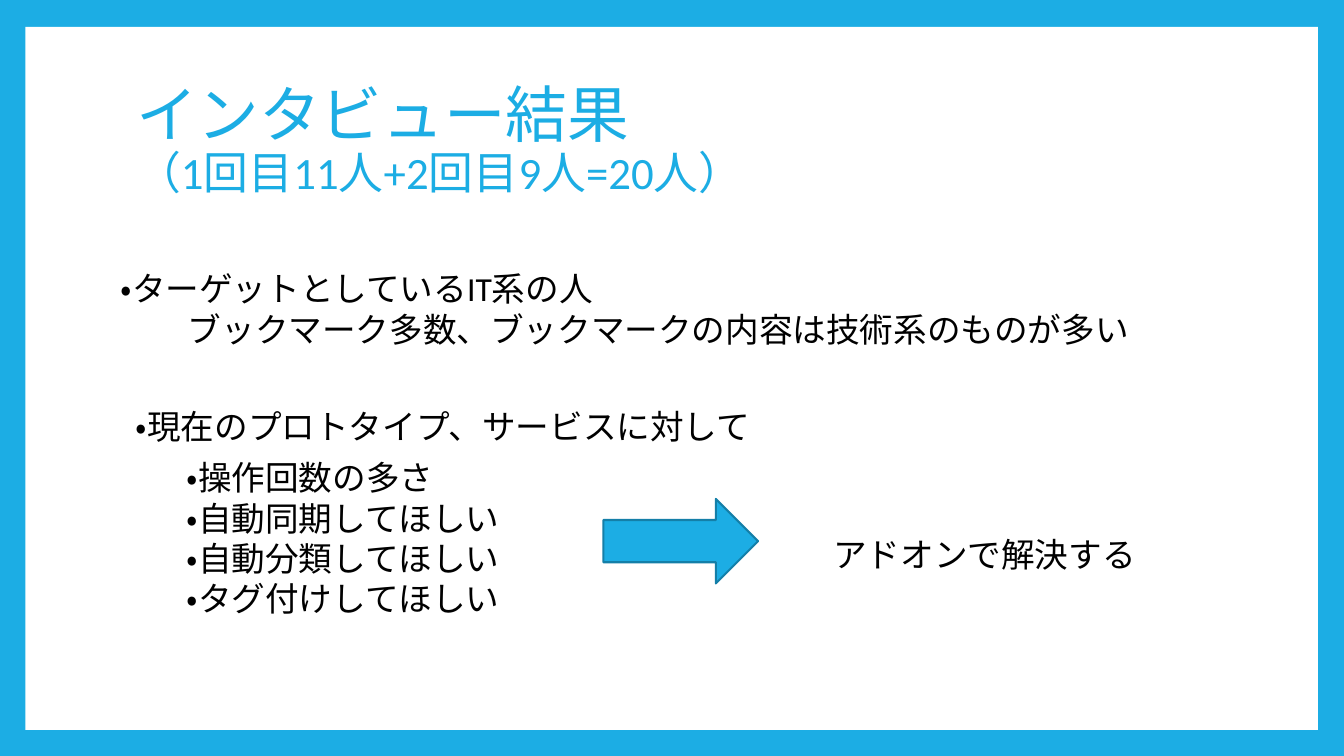
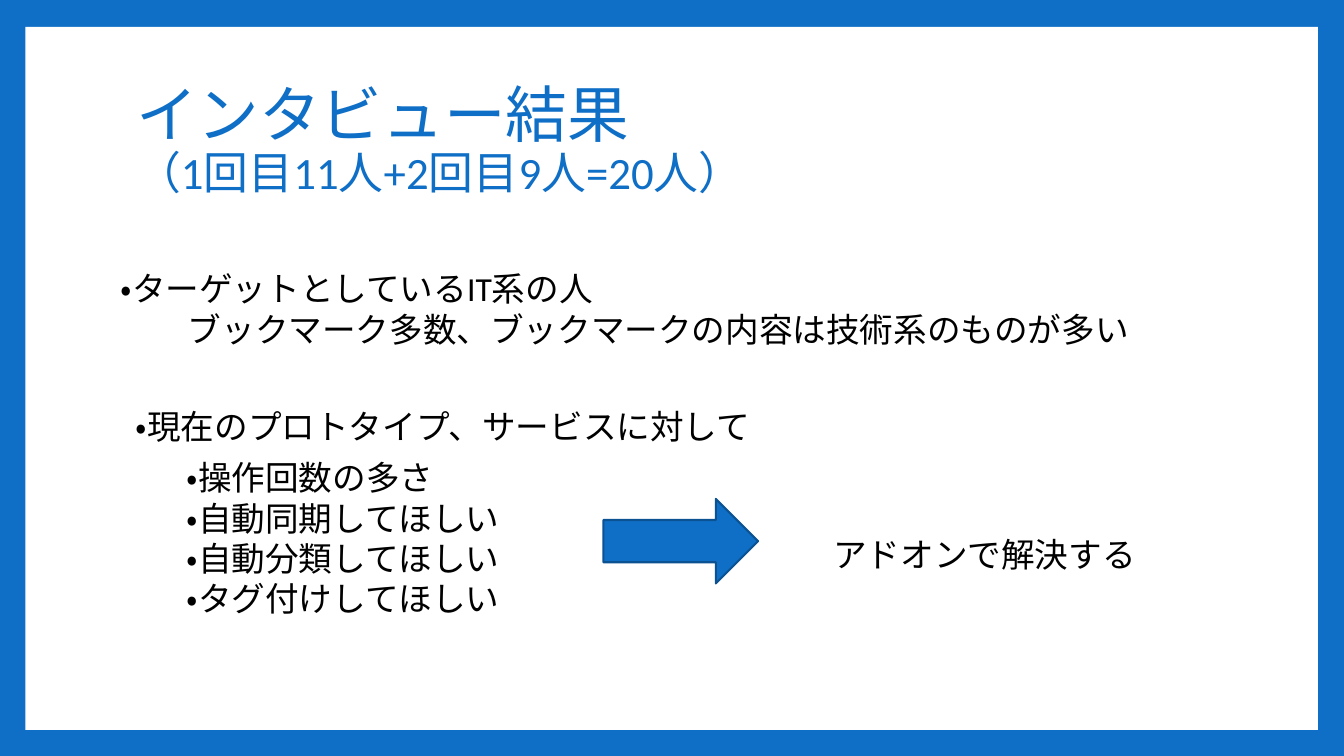
Before and after one commit to Sorarinu/ProjectP2016_F, a slide deck: slide 13 of production-idea/第2回中間発表改定２.pptx. Drawn at 1344x756 pixels with LibreOffice and Linux fonts; fonts in the diff are those of the drawing. Boxes give left, top, right and bottom in pixels: in the first picture for what was removed or moved away, otherwise in the second. Text is boxed around its words. In the diff, an @@ line names an element or a change of style, - is before the commit and + after.

```diff
--- a/production-idea/第2回中間発表改定２.pptx
+++ b/production-idea/第2回中間発表改定２.pptx
@@ background #1CADE4 to #0F6FC6 @@
@@ title "インタビュー結果 （1回目11人+2回目9人=20人）" at [136, 85, 743, 193]: text colour #1CADE4 to #0F6FC6 @@
@@ right arrow at [604, 499, 759, 584]: fill #1CADE4 to #0F6FC6; outline #1580A9 1.5 pt to #0B5292 1.5 pt @@
```
Also in this commit, not shown: 14 other slides changed, 2 other files.
